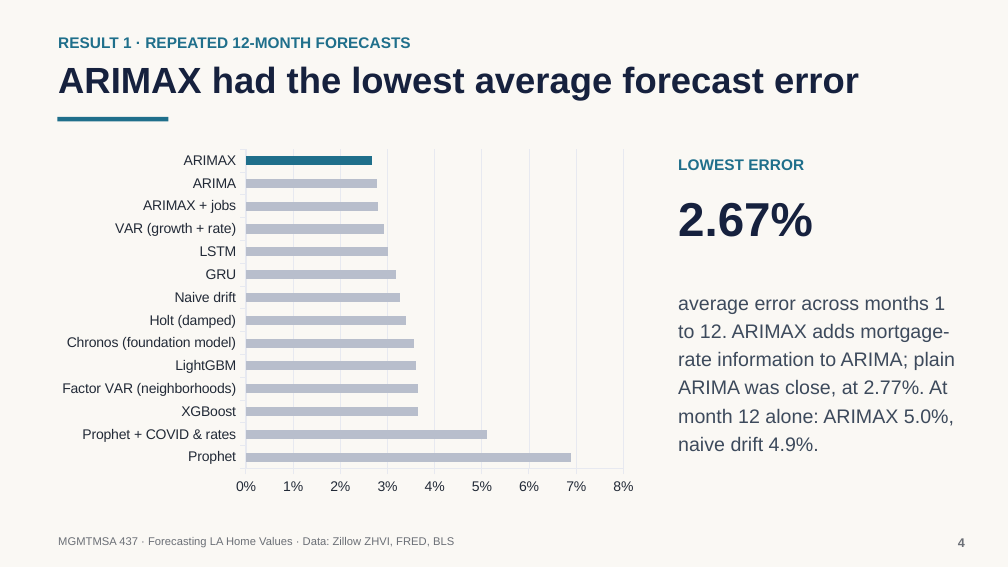
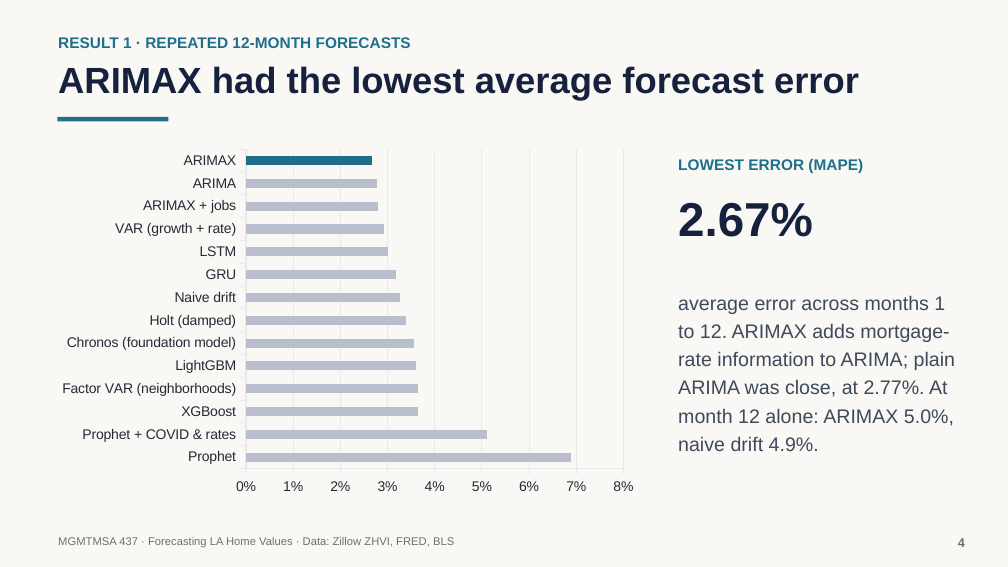
Before and after one commit to neiltd/la-housing-forecast, a slide deck: slide 4 of slides/LA_home_values_slides.pptx. Drawn at 1008x567 pixels with LibreOffice and Linux fonts; fonts in the diff are those of the drawing. Boxes give left, top, right and bottom in pixels: in the first picture for what was removed or moved away, otherwise in the second. Text is boxed around its words. In the diff, an @@ line names an element or a change of style, - is before the commit and + after.

```diff
--- a/slides/LA_home_values_slides.pptx
+++ b/slides/LA_home_values_slides.pptx
@@ text at bbox=[678, 159, 863, 173]: text changed @@
-LOWEST ERROR
+LOWEST ERROR (MAPE)
```
Also in this commit, not shown: 1 other file.
